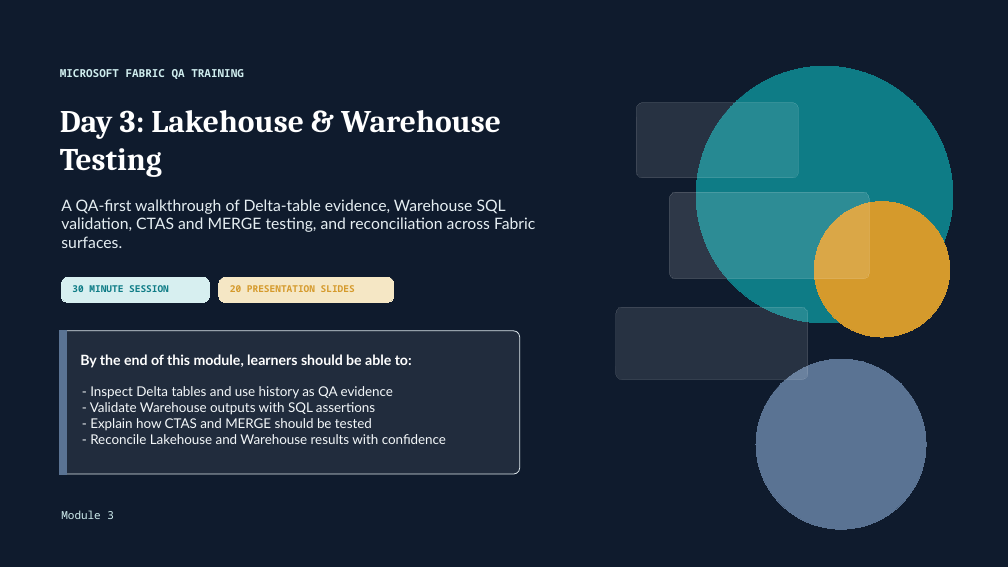
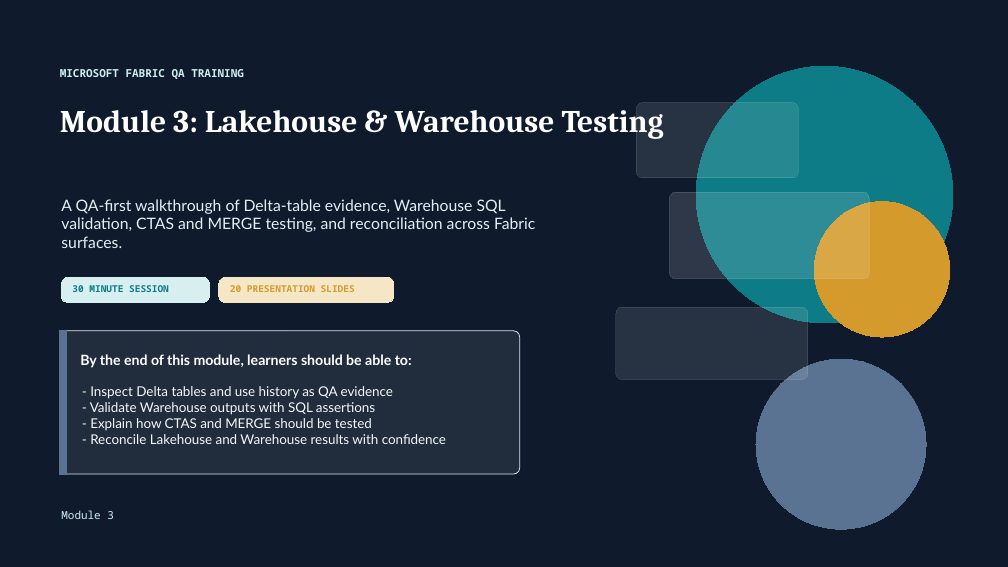
Before and after one commit to krish1711/MS-Fabric-QA-Training, a slide deck: slide 1 of Module 3/module-03-day-3-lakehouse-warehouse-testing.pptx. Drawn at 1008x567 pixels with LibreOffice and Linux fonts; fonts in the diff are those of the drawing. Boxes give left, top, right and bottom in pixels: in the first picture for what was removed or moved away, otherwise in the second. Text is boxed around its words. In the diff, an @@ line names an element or a change of style, - is before the commit and + after.

Commit message:
Update lab guide and presentation titles to reflect Module 3 changes

```diff
--- a/Module 3/module-03-day-3-lakehouse-warehouse-testing.pptx
+++ b/Module 3/module-03-day-3-lakehouse-warehouse-testing.pptx
@@ text at (x1=60, y1=110, x2=664, y2=139): text changed @@
-Day 3: Lakehouse & Warehouse Testing
+Module 3: Lakehouse & Warehouse Testing
```
Also in this commit, not shown: 1 other slide changed, 3 other files.
